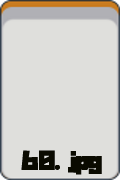
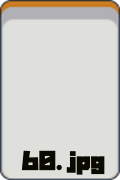
Layers edited between the first and the second 120 × 180 image:
pixels changed over (x1=21, y1=150, x2=105, y2=175) (layer not identified)
